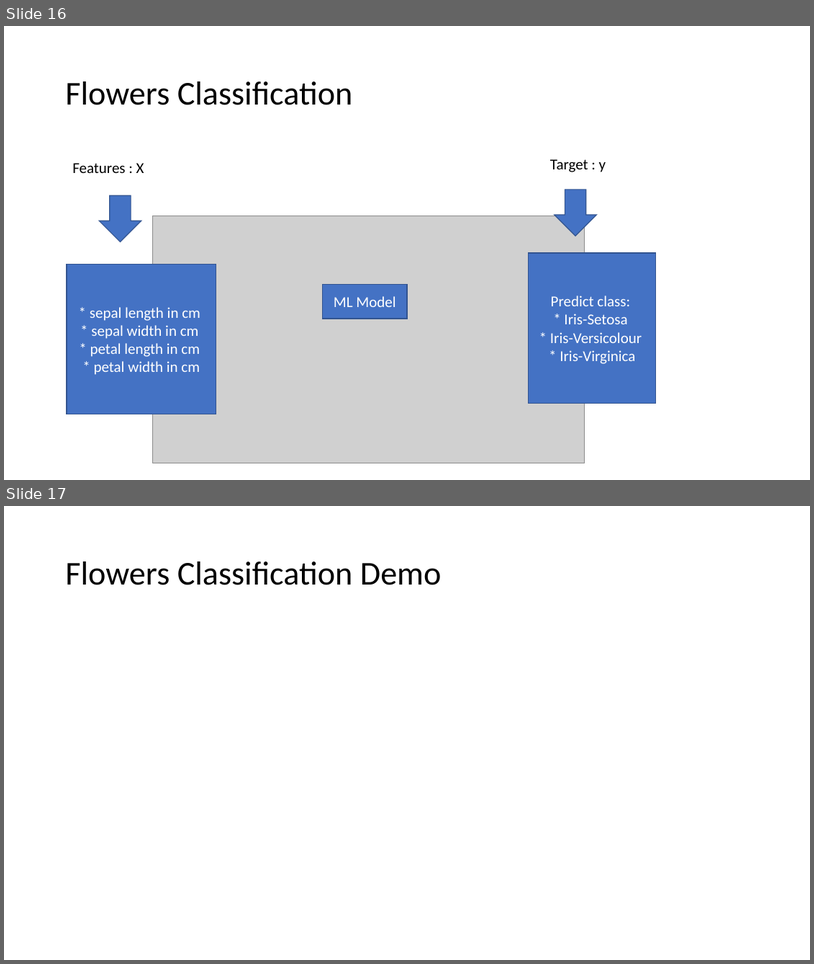
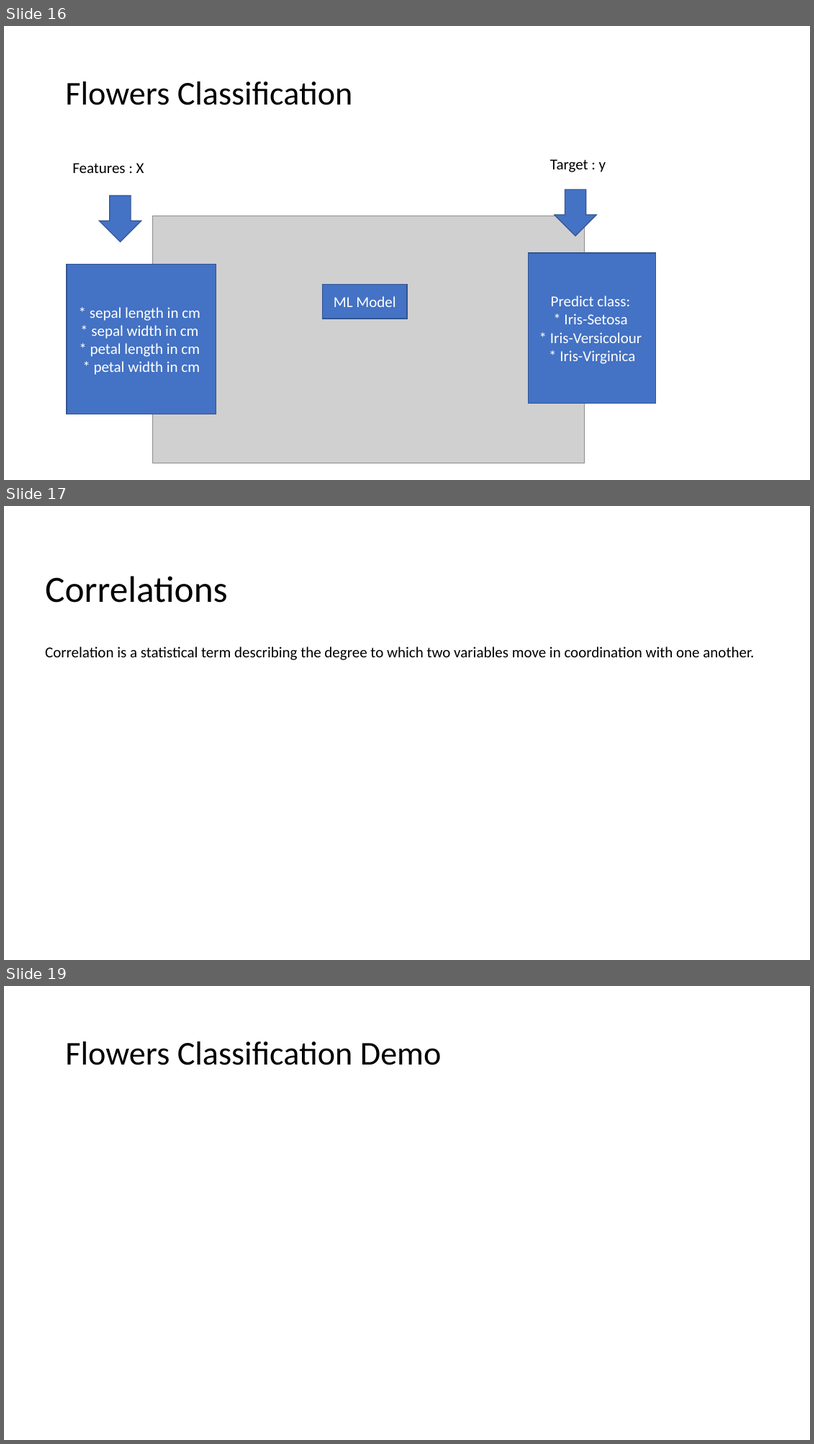
Before and after one commit to alfredofonseca/Python_ML_AFJ_DEMO, a slide deck: afj_ml_demo.pptx. Shown one above the other, each under a label of ours: slides 16 and 17 before the commit, slides 16, 17 and 19 after it; the slides between them are not shown. The pictures are 814x964 and 814x1444 pixels, drawn with LibreOffice and Linux fonts; fonts in the diff are those of the drawing; grey boxes stand for pictures. Boxes give left, top, right and bottom in pixels: in the first picture for what was removed or moved away, otherwise in the second. Text is boxed around its words. In the diff, an @@ line names an element or a change of style, - is before the commit and + after.

```diff
--- a/afj_ml_demo.pptx
+++ b/afj_ml_demo.pptx
@@ slide 17 added at box(4, 506, 810, 960), background #FFFFFF @@
@@ title added at box(45, 576, 228, 602), 44 pt, text #000000 @@
+Correlations
@@ text added at box(45, 646, 754, 660), 18 pt, text #000000 @@
+Correlation is a statistical term describing the degree to which two variables move in coordination with one another.
@@ what was slide 17 is now slide 19 @@
```
Also in this commit, not shown: 1 other slide added, 2 other files.
